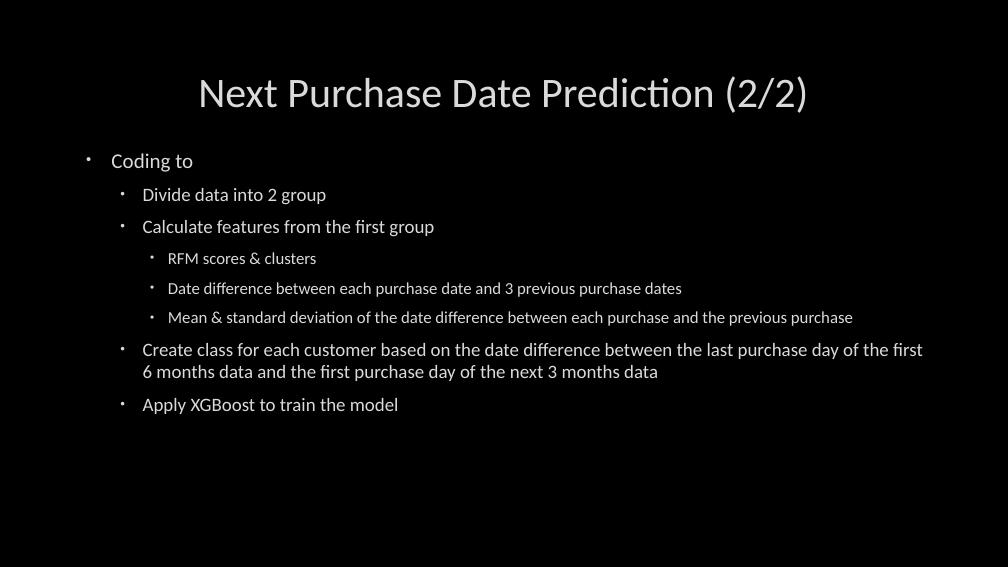
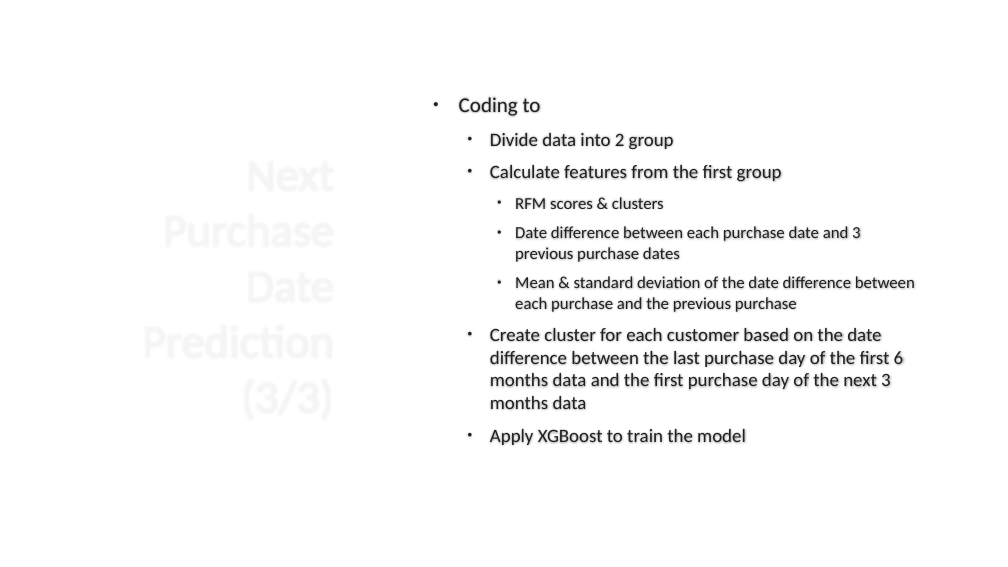
Before and after one commit to pantuwong/retail_analysis, a slide deck: slide 21 of Data Analysis in Python.pptx. Drawn at 1008x567 pixels with LibreOffice and Linux fonts; fonts in the diff are those of the drawing; background and template pictures are left out. Boxes give left, top, right and bottom in pixels: in the first picture for what was removed or moved away, otherwise in the second. Text is boxed around its words. In the diff, an @@ line names an element or a change of style, - is before the commit and + after.

```diff
--- a/Data Analysis in Python.pptx
+++ b/Data Analysis in Python.pptx
@@ background picture (left out) to #FFFFFF @@
@@ text "Coding to" moved from (x1=111, y1=153, x2=923, y2=414) to (x1=459, y1=97, x2=915, y2=445) @@
@@ text "Coding to" at (x1=459, y1=97, x2=915, y2=445): vertical alignment top to middle @@
@@ text at (x1=459, y1=97, x2=915, y2=445): text colour #DADADA to #212123, letter outline #404040 0.75 pt to #FFFFFF 0.75 pt in "Coding to", "Divide data into 2 group", "Calculate features from the first group", "RFM scores & clusters" and 3 more places; bullet colour #DADADA to #212123 @@
@@ title at (x1=577, y1=247, x2=639, y2=262): text changed; size 40 to 44 pt; text colour #DADADA to #FFFFFF @@
-Next Purchase Date Prediction (2/2)
+Next Purchase Date Prediction (3/3)
@@ text at (x1=490, y1=328, x2=904, y2=410): text changed; text colour #DADADA to #212123 @@
-  • Create class for each customer based on the date difference between the last purchase day of the first 6 months data and the first purchase day of the next 3 months data
+  • Create cluster for each customer based on the date difference between the last purchase day of the first 6 months data and the first purchase day of the next 3 months data
```
Also in this commit, not shown: 18 other slides changed.
